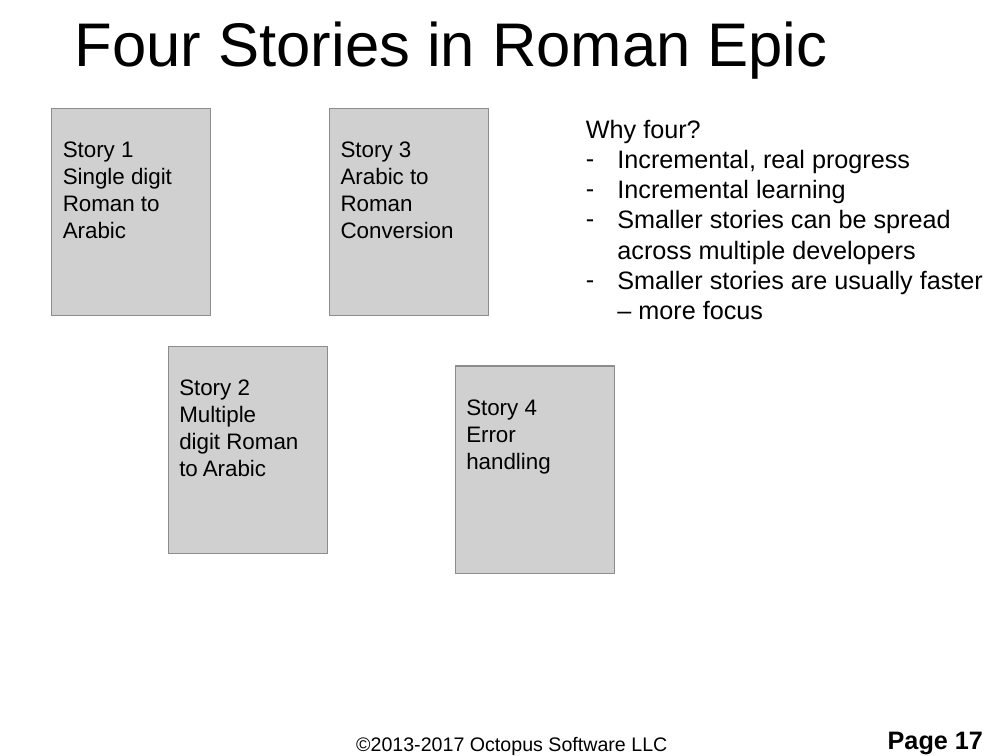
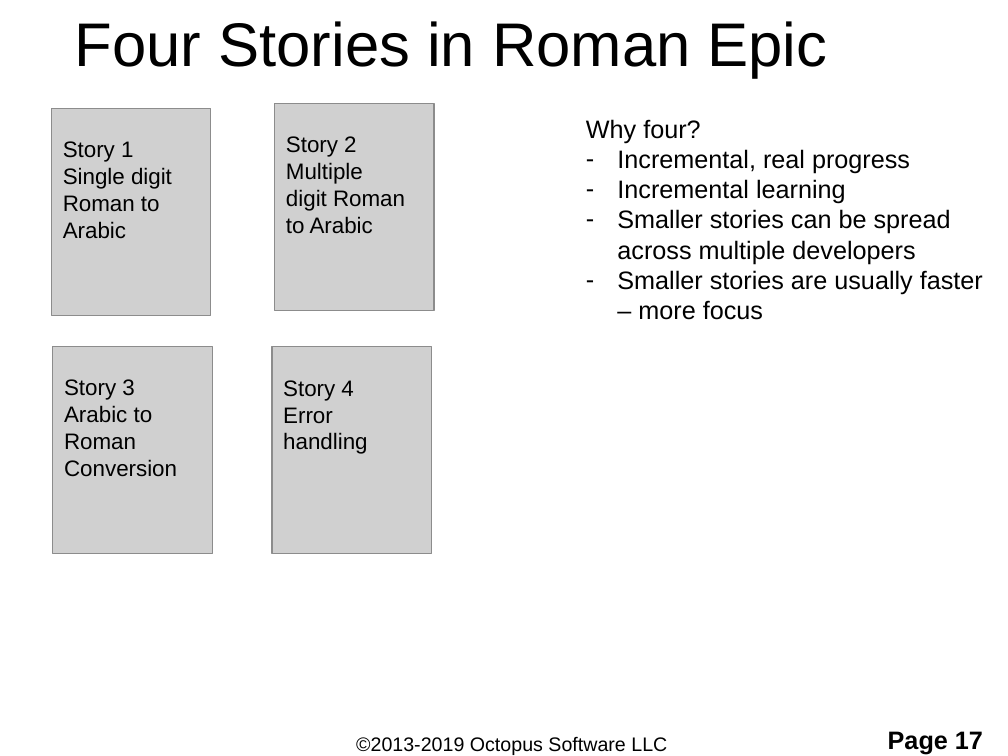
Before and after one commit to ShaneOctopus/RomanConversionStarting, a slide deck: slide 17 of workingFiles/TDD and BDD.pptx. Drawn at 1008x756 pixels with LibreOffice and Linux fonts; fonts in the diff are those of the drawing; grey boxes stand for pictures; background and template pictures are left out. Boxes give left, top, right and bottom in pixels: in the first picture for what was removed or moved away, otherwise in the second. Text is boxed around its words. In the diff, an @@ line names an element or a change of style, - is before the commit and + after.

```diff
--- a/workingFiles/TDD and BDD.pptx
+++ b/workingFiles/TDD and BDD.pptx
@@ picture: place and size @@
-picture at (168, 347, 328, 554)
+picture at (275, 103, 434, 310)
@@ text "Story 2": place and size @@
-text "Story 2" at (179, 379, 298, 477)
+text "Story 2" at (286, 136, 405, 234)
@@ picture: place and size @@
-picture at (330, 108, 489, 316)
+picture at (52, 347, 212, 554)
@@ picture: place and size @@
-picture at (455, 366, 614, 574)
+picture at (272, 347, 431, 554)
@@ text "Story 3": place and size @@
-text "Story 3" at (341, 141, 454, 239)
+text "Story 3" at (64, 379, 177, 477)
@@ text "Story 4": place and size @@
-text "Story 4" at (466, 399, 550, 474)
+text "Story 4" at (283, 380, 367, 454)
@@ text at (356, 737, 667, 755): text changed @@
-©2013-2017 Octopus Software LLC
+©2013-2019 Octopus Software LLC
```
Also in this commit, not shown: 22 other slides changed, 1 other file.
